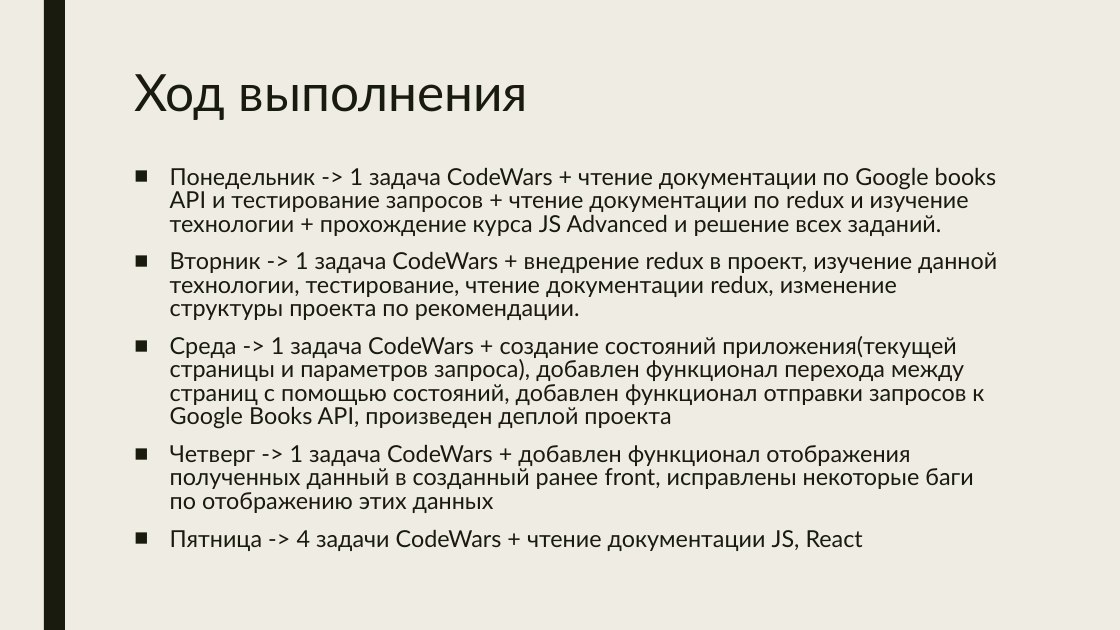
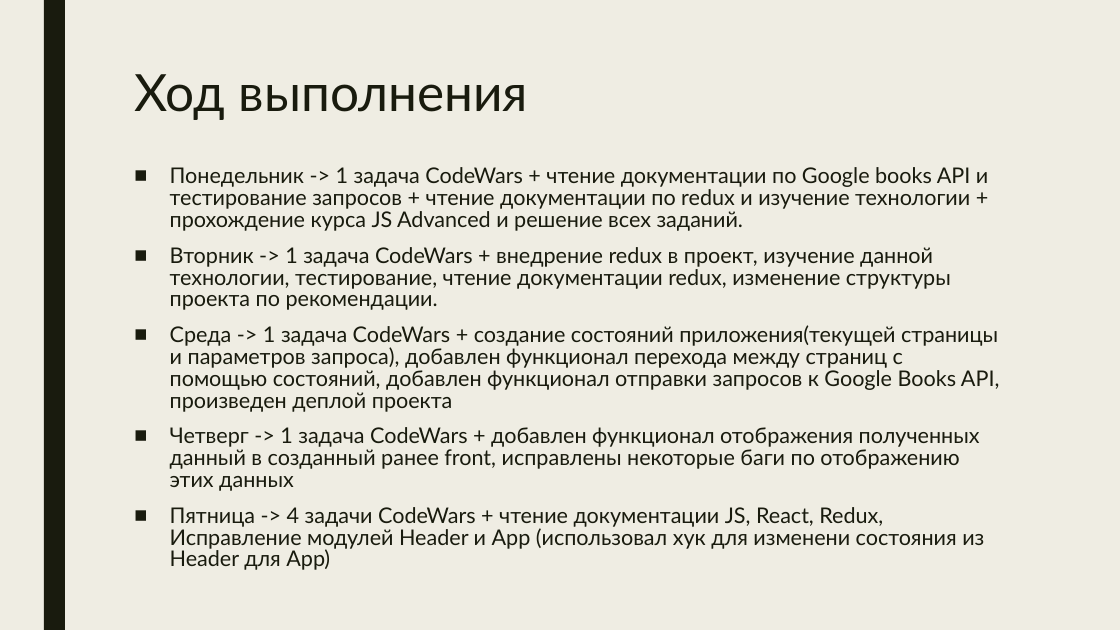
Before and after one commit to kirihn/ModsenPractice, a slide deck: slide 1 of Retro/Retro2.pptx. Drawn at 1120x630 pixels with LibreOffice and Linux fonts; fonts in the diff are those of the drawing. Boxes give left, top, right and bottom in pixels: in the first picture for what was removed or moved away, otherwise in the second. Text is boxed around its words. In the diff, an @@ line names an element or a change of style, - is before the commit and + after.

```diff
--- a/Retro/Retro2.pptx
+++ b/Retro/Retro2.pptx
@@ text at (170,167,999,491): size 20 to 18.5 pt in "Понедельник -> 1 задача CodeWars + чтение ...", "Вторник -> 1 задача CodeWars + внедрение ...", "Среда -> 1 задача CodeWars + создание ...", "Четверг -> 1 задача CodeWars + добавлен ..." @@
@@ text at (170,507,984,570): text changed; size 20 to 18.5 pt @@
-■ Пятница -> 4 задачи CodeWars + чтение документации JS, React
+■ Пятница -> 4 задачи CodeWars + чтение документации JS, React, Redux, Исправление модулей Header и App (использовал хук для изменени состояния из Header для App)
```
Also in this commit, not shown: 24 other files.
